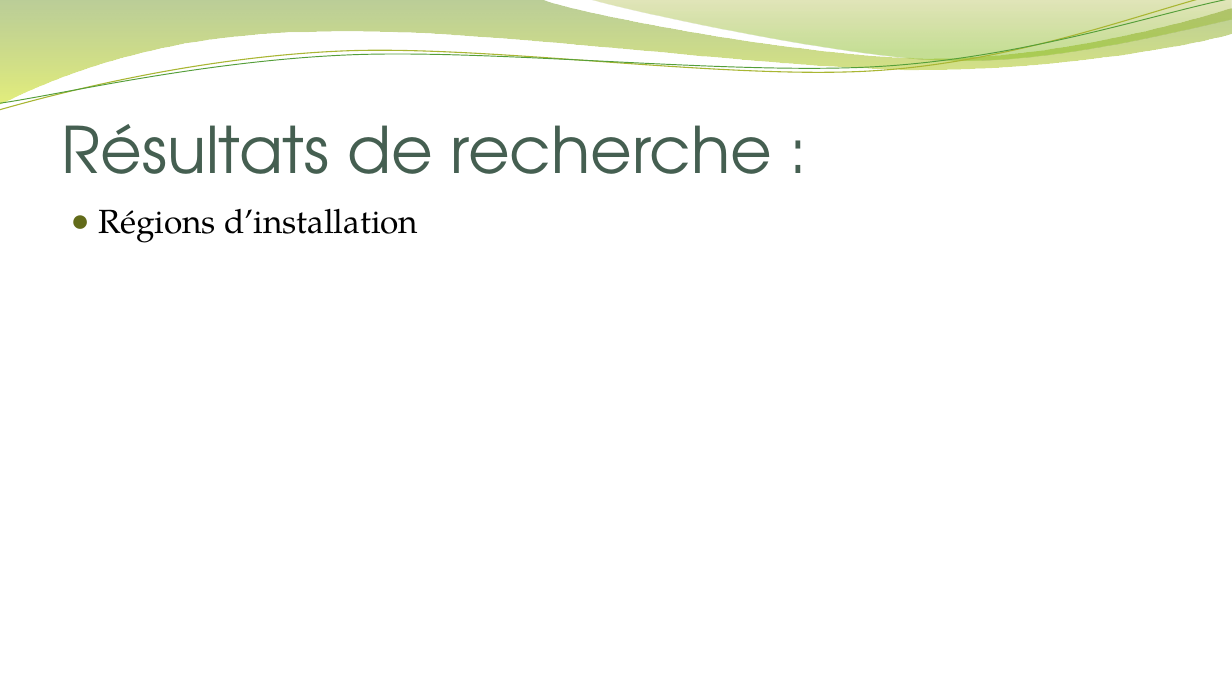
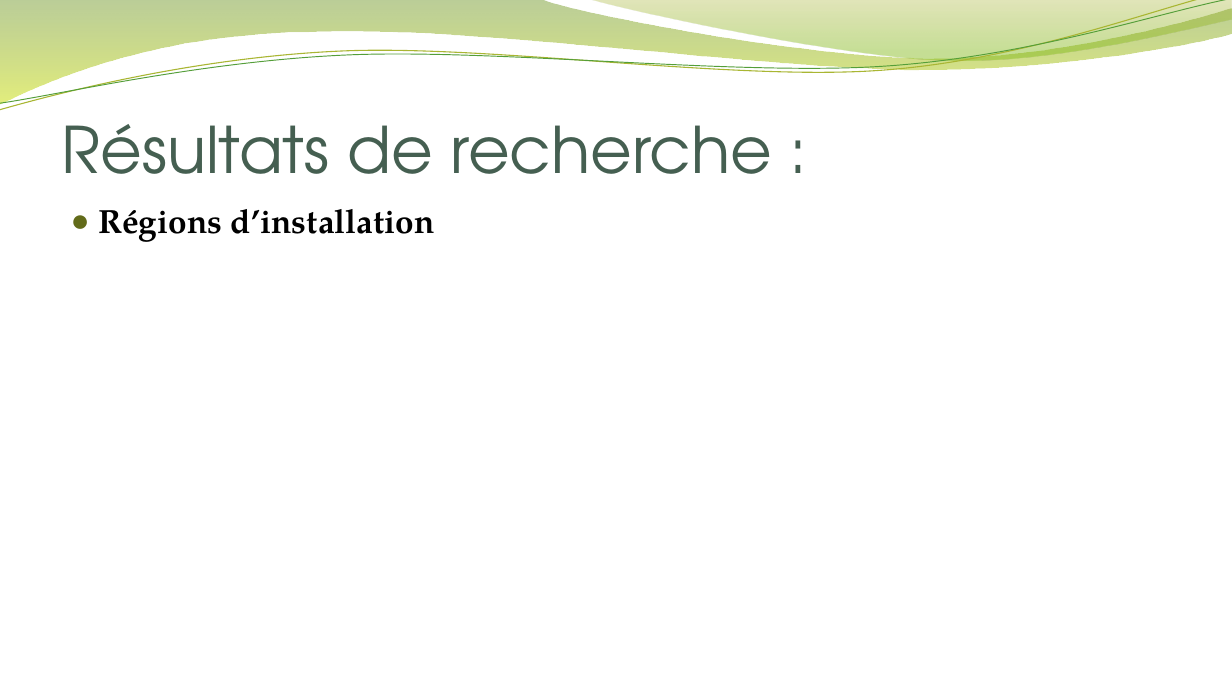
Before and after one commit to Idris-AOUAMEUR/Energie-grp-7, a slide deck: slide 4 of Gestion de projet - Diaporama.pptx. Drawn at 1232x693 pixels with LibreOffice and Linux fonts; fonts in the diff are those of the drawing; background and template pictures are left out. Boxes give left, top, right and bottom in pixels: in the first picture for what was removed or moved away, otherwise in the second. Text is boxed around its words. In the diff, an @@ line names an element or a change of style, - is before the commit and + after.

```diff
--- a/Gestion de projet - Diaporama.pptx
+++ b/Gestion de projet - Diaporama.pptx
@@ text "Régions d’installation" at [98,209,435,242]: bold on @@
```
Also in this commit, not shown: 4 other slides changed, 2 slides added, 1 slide removed.
